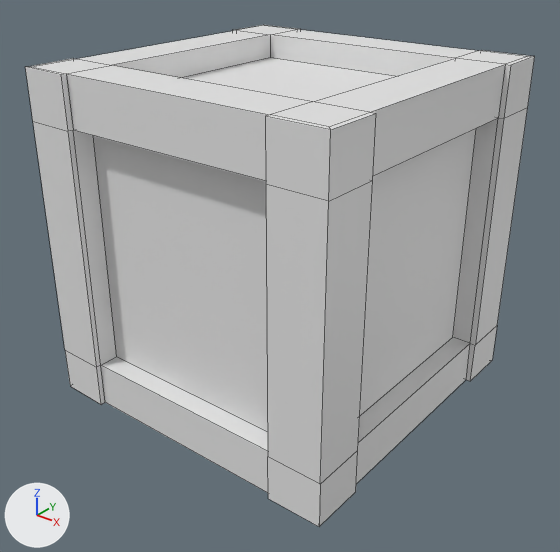
The FBX model Project3Demo/Assets/Resources/Meshes/Environment/Props/Crate_1x1.FBX: old version first, new version second.
One viewpoint serves both versions: a 50 mm lens placed at (1.39, -1.77, 1.457), pointed at (0.022, -0.06, 0.397). Every picture has the same lights, and +X, +Y and +Z are marked at lower left. Mesh edges are drawn as thin lines. Where no turn or scale is listed for an object, it has been applied to the vertices.

Before the edit, the objects in view are built like this:
```python
me_mesh = bpy.data.meshes.new('Mesh')
me_mesh.from_pydata(...)  # 120 vertices, 118 faces; spans x -0.516..0.516, y -0.516..0.516, z 0.0..1.043
ob_box026 = bpy.data.objects.new('Box026', me_mesh)
ob_box026.location = (0.0, 0.0, 0.0)
```
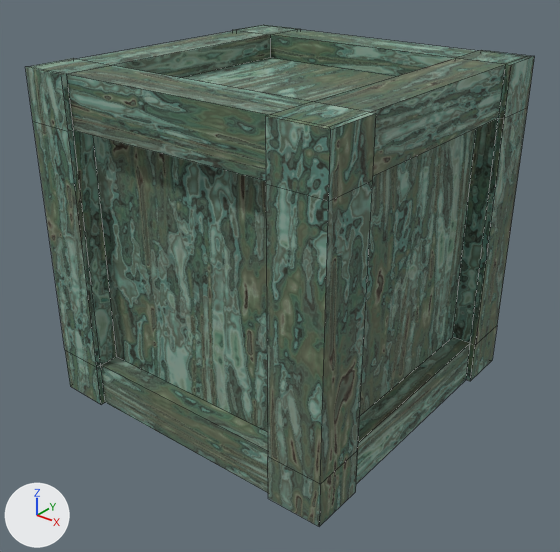
Where the change shows, as pixel boxes [x1, y1, x2, y2] in the pictures (560 x 552 px):
'Box026', recoloured: [25, 25, 535, 527] in both

Patch to the scene script:
```diff
--- a/Project3Demo/Assets/Resources/Meshes/Environment/Props/Crate_1x1.FBX.py
+++ b/Project3Demo/Assets/Resources/Meshes/Environment/Props/Crate_1x1.FBX.py
@@ img_wood_basecolor_tga @@
+img_wood_basecolor_tga = load_image('Wood_basecolor.tga', '../../../Textures/Environment/Wood_basecolor.tga', 1024, 1024, 'sRGB')
@@ mat_01___default_003 @@
+mat_01___default_003 = principled_material('01 - Default.003')
+mat_01___default_003.texture = img_wood_basecolor_tga
+mat_01___default_003.roughness = 0.859
@@ me_mesh @@
 me_mesh.from_pydata(...)  # 120 vertices, 118 faces; spans x -0.516..0.516, y -0.516..0.516, z 0.0..1.043
+me_mesh.materials.append(mat_01___default_003)  # picture img_wood_basecolor_tga
```
